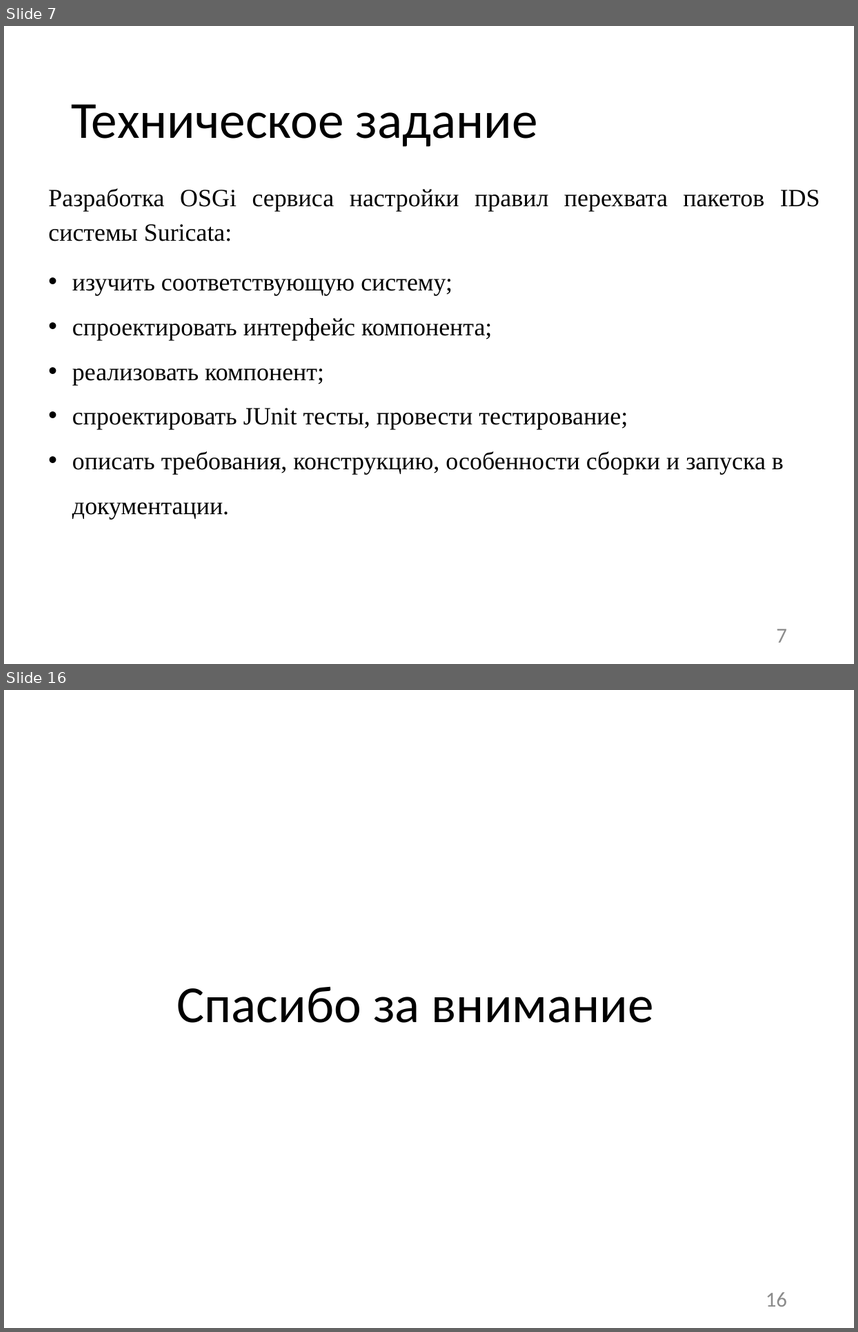
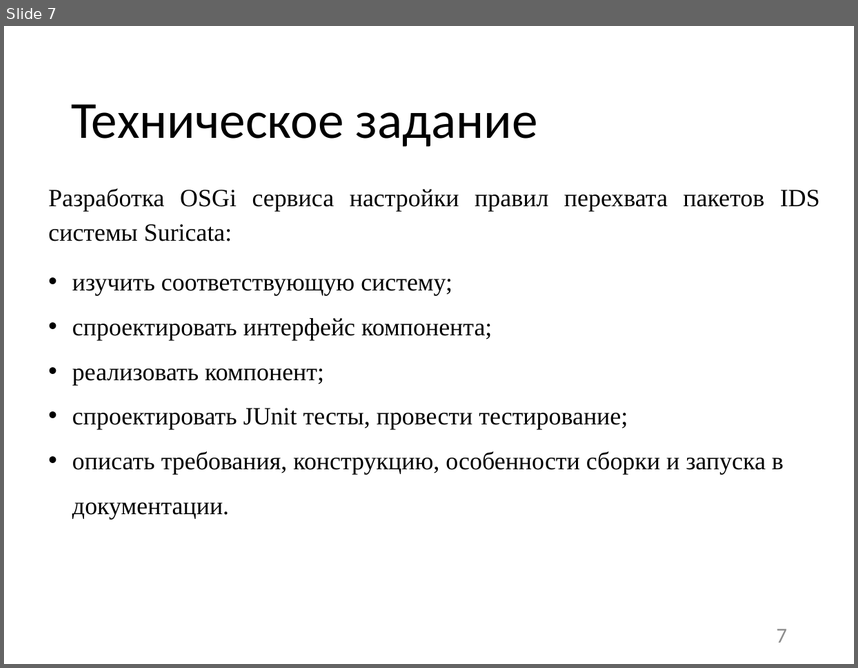
Before and after one commit to benhe119/SuricataSettingsManager, a slide deck: Презентация.pptx. Shown one above the other, each under a label of ours: slides 7 and 16 before the commit, slide 7 after it; the slides between them are not shown. The pictures are 858x1332 and 858x668 pixels, drawn with LibreOffice and Linux fonts; fonts in the diff are those of the drawing. Boxes give left, top, right and bottom in pixels: in the first picture for what was removed or moved away, otherwise in the second. Text is boxed around its words. In the diff, an @@ line names an element or a change of style, - is before the commit and + after.

```diff
--- a/Презентация.pptx
+++ b/Презентация.pptx
@@ slide 16 removed at (x1=4, y1=690, x2=854, y2=1328), background #FFFFFF @@
@@ title removed at (x1=177, y1=986, x2=654, y2=1023) @@
-Спасибо за внимание
@@ page number removed at (x1=766, y1=1292, x2=787, y2=1306) @@
-16
```
Also in this commit, not shown: 9 slides changed, 1 slide added.
